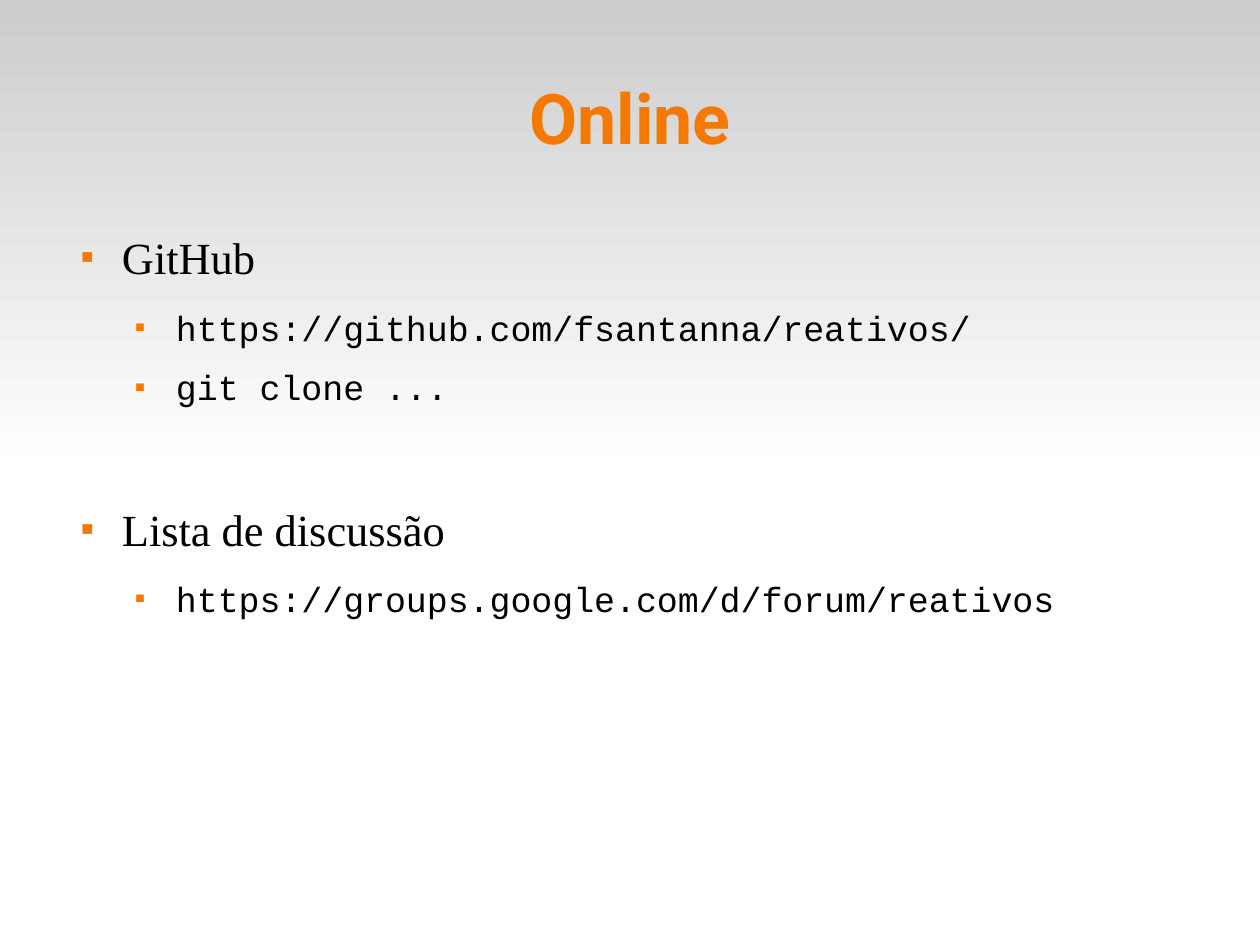
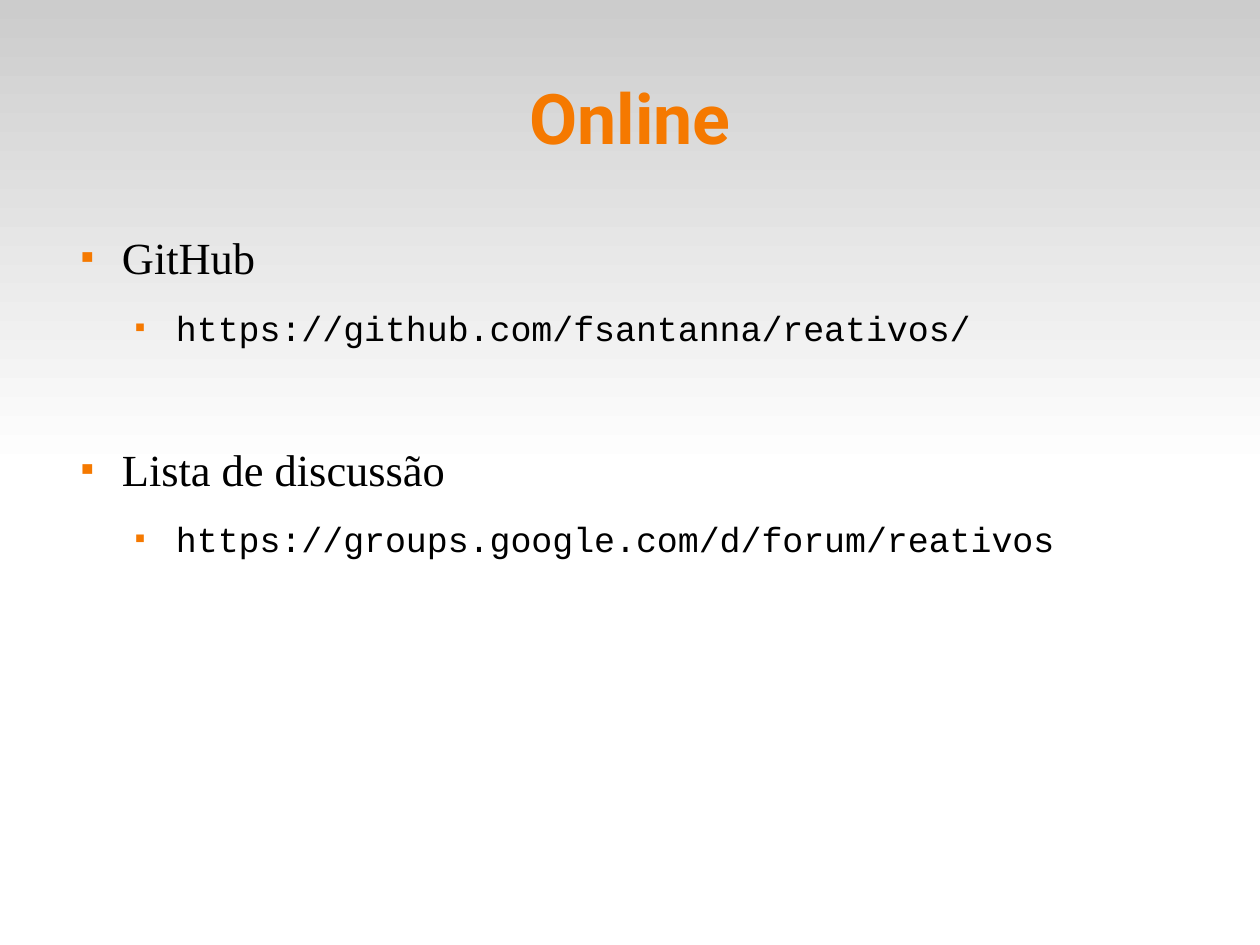
Before and after one commit to fsantanna-uerj/reativos, a slide deck: slide 6 of slides/00_intro.odp. Drawn at 1260x945 pixels with LibreOffice and Linux fonts; fonts in the diff are those of the drawing. Boxes give left, top, right and bottom in pixels: in the first picture for what was removed or moved away, otherwise in the second. Text is boxed around its words. In the diff, an @@ line names an element or a change of style, - is before the commit and + after.

```diff
--- a/slides/00_intro.odp
+++ b/slides/00_intro.odp
@@ text at box(176, 376, 365, 408): paragraph removed @@
-  ■ git clone ...
```
Also in this commit, not shown: 2 other slides changed, 3 other files.
